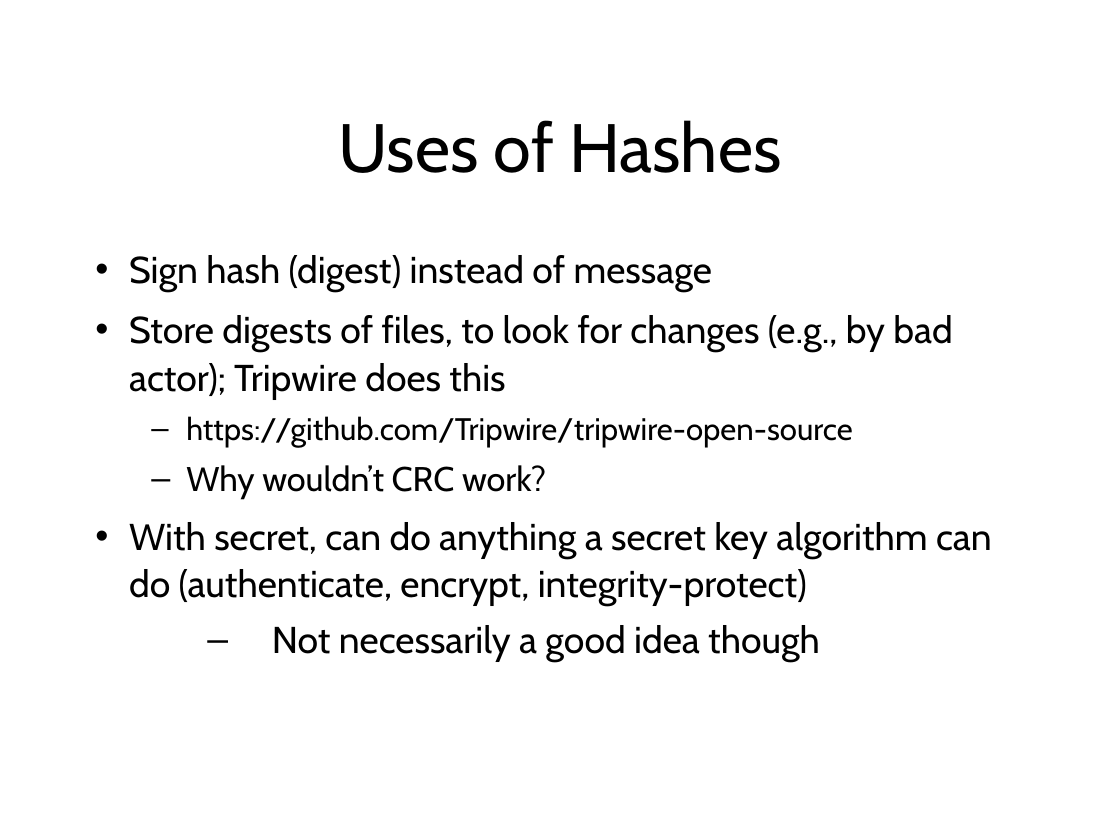
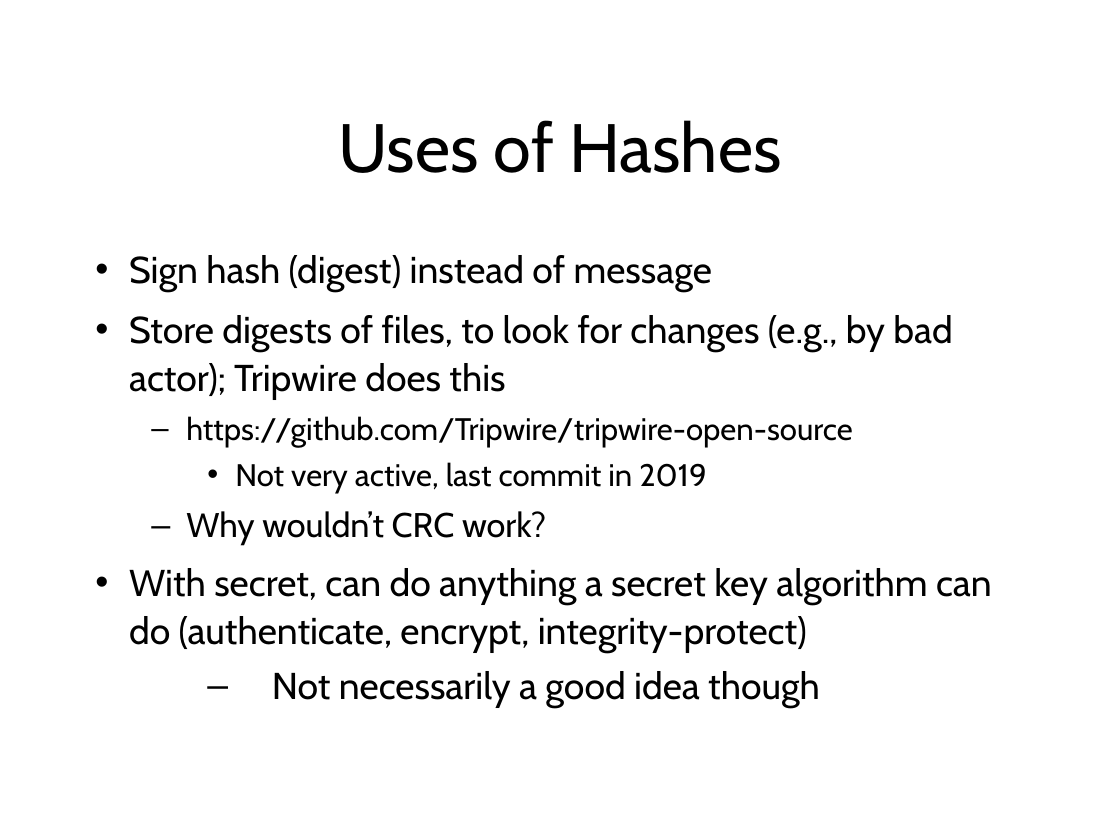
Before and after one commit to sftcd/cs7053, a slide deck: slide 93 of 2023lectures/04-crypto.odp. Drawn at 1120x840 pixels with LibreOffice and Linux fonts; fonts in the diff are those of the drawing. Boxes give left, top, right and bottom in pixels: in the first picture for what was removed or moved away, otherwise in the second. Text is boxed around its words. In the diff, an @@ line names an element or a change of style, - is before the commit and + after.

```diff
--- a/2023lectures/04-crypto.odp
+++ b/2023lectures/04-crypto.odp
@@ text at (235,462,706,494): paragraph added @@
+    • Not very active, last commit in 2019
```
Also in this commit, not shown: 3 other slides changed, 4 other files.
